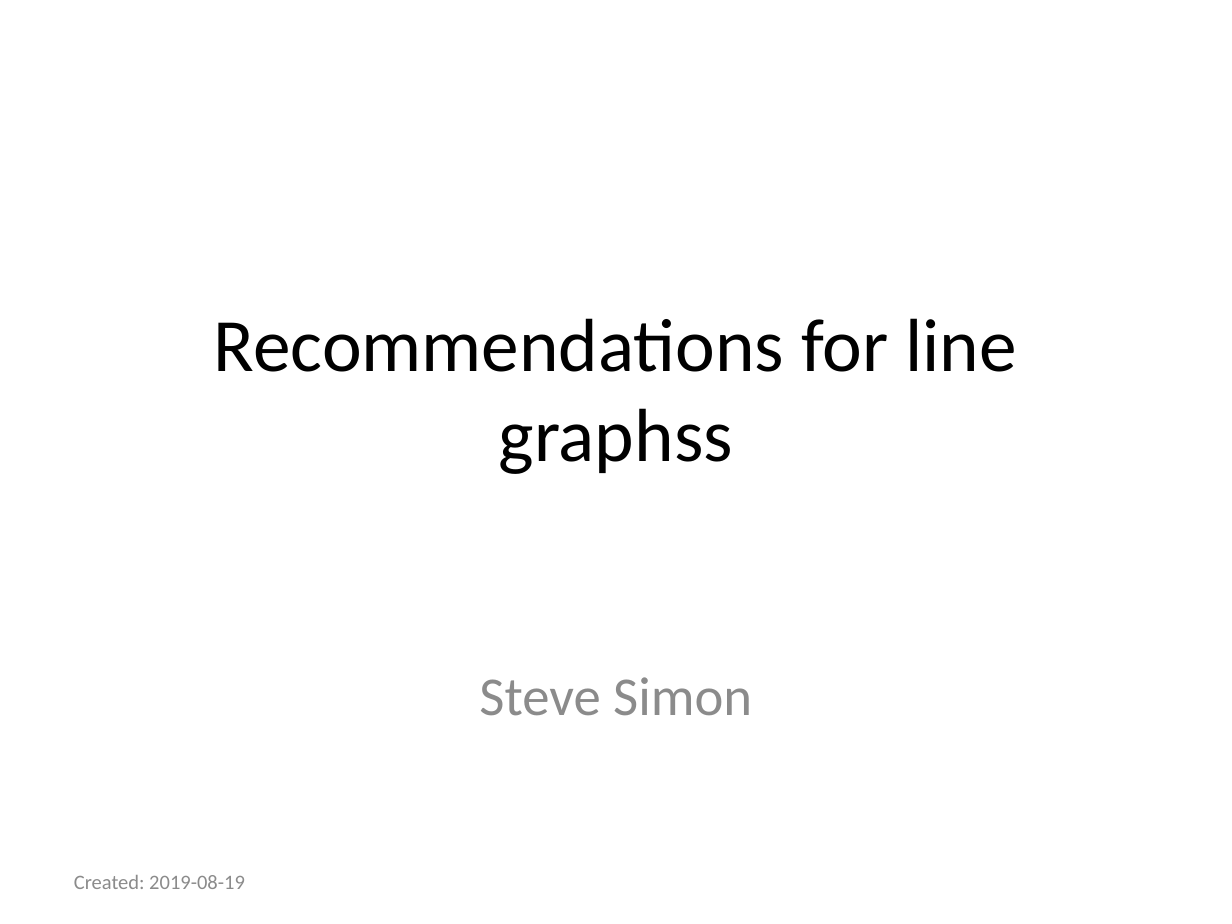
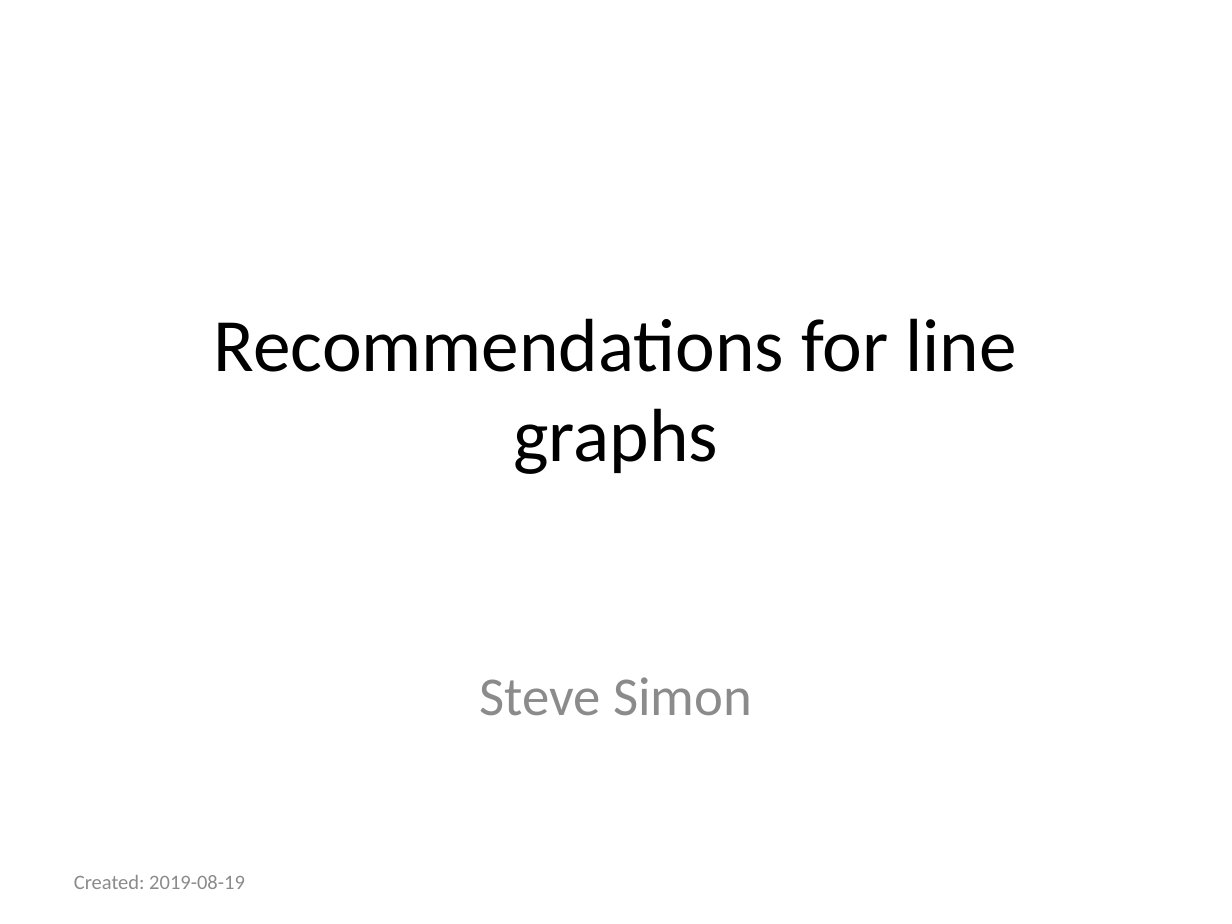
Before and after one commit to pmean/data-visualization, a slide deck: slide 1 of data-viz-03/component/recommendations-linegraphs.pptx. Drawn at 1232x924 pixels with LibreOffice and Linux fonts; fonts in the diff are those of the drawing. Boxes give left, top, right and bottom in pixels: in the first picture for what was removed or moved away, otherwise in the second. Text is boxed around its words. In the diff, an @@ line names an element or a change of style, - is before the commit and + after.

```diff
--- a/data-viz-03/component/recommendations-linegraphs.pptx
+++ b/data-viz-03/component/recommendations-linegraphs.pptx
@@ title at (x1=214, y1=318, x2=1016, y2=474): text changed @@
-Recommendations for line graphss
+Recommendations for line graphs
```
Also in this commit, not shown: 3 other slides changed, 3 slides added, 8 slides removed, 1 other file.
